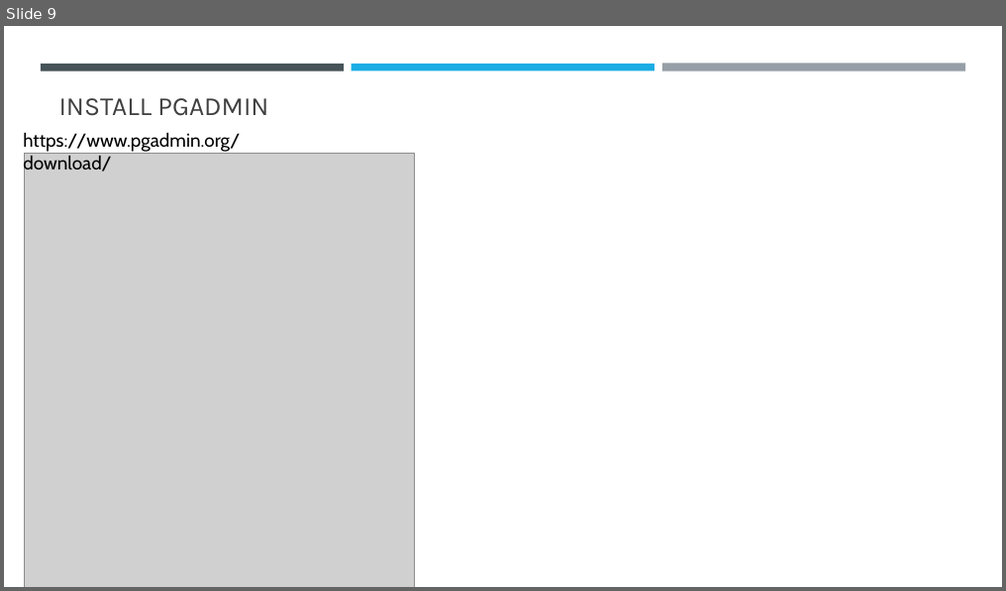
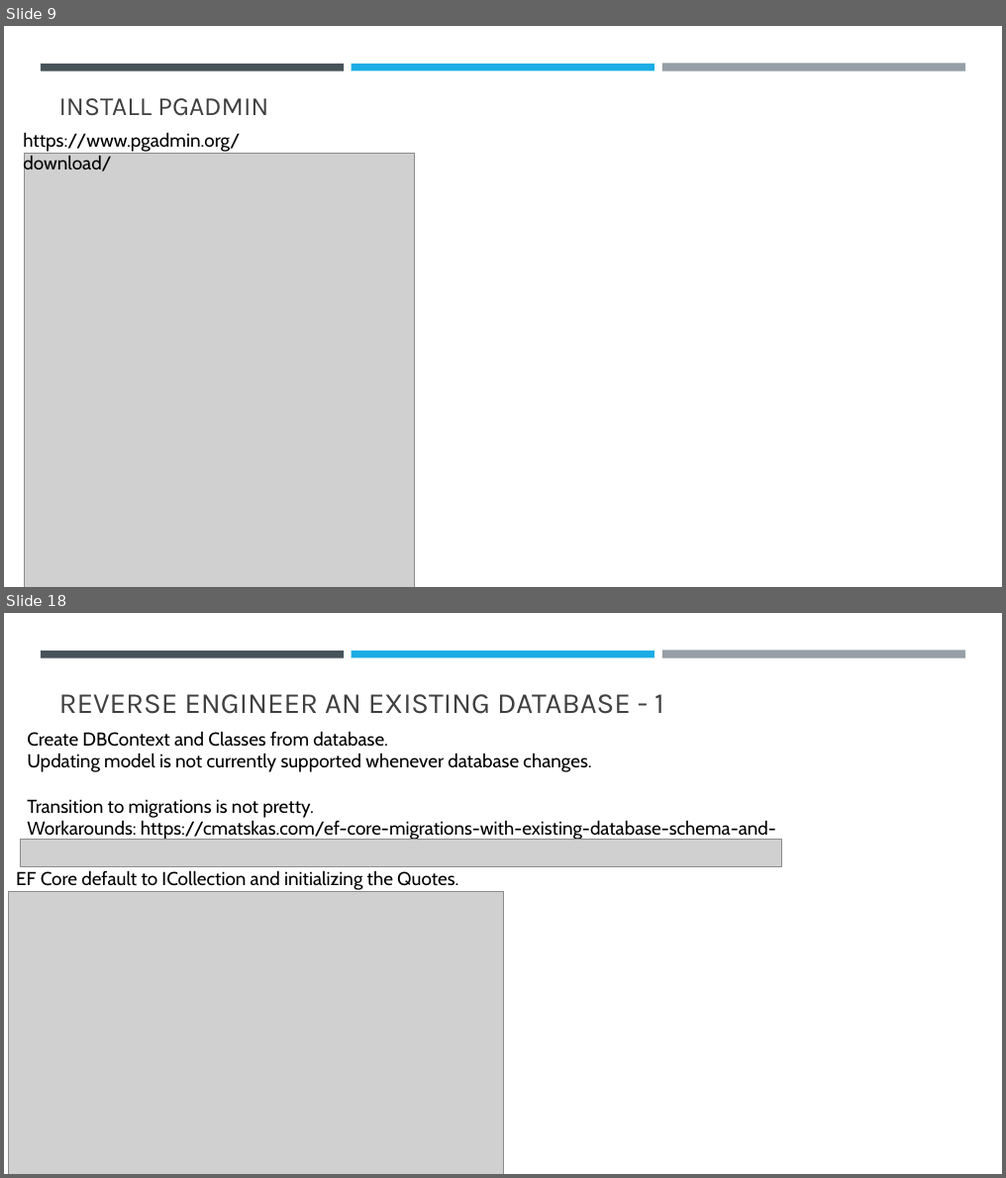
Before and after one commit to sansindia85/AzurePostgreSQL, a slide deck: Presentation/AzurePostgreSQl.pptx. Shown one above the other, each under a label of ours: slide 9 before the commit, slides 9 and 18 after it; the slides between them are not shown. The pictures are 1006x591 and 1006x1178 pixels, drawn with LibreOffice and Linux fonts; fonts in the diff are those of the drawing; grey boxes stand for pictures. Boxes give left, top, right and bottom in pixels: in the first picture for what was removed or moved away, otherwise in the second. Text is boxed around its words. In the diff, an @@ line names an element or a change of style, - is before the commit and + after.

Commit message:
Controlling Database Creation and Schema.

```diff
--- a/Presentation/AzurePostgreSQl.pptx
+++ b/Presentation/AzurePostgreSQl.pptx
@@ slide 18 added at (4, 613, 1002, 1174), background #FFFFFF; not listed: 3 template elements that a slide beside it also shows @@
@@ title added at (59, 694, 664, 714), 28 pt, text #404040 @@
+REVERSE ENGINEER AN EXISTING DATABASE - 1
@@ text added at (27, 731, 776, 841), 18 pt, text #000000 @@
+Create DBContext and Classes from database.
+Updating model is not currently supported whenever database changes.
+Transition to migrations is not pretty.
+Workarounds: https://cmatskas.com/ef-core-migrations-with-existing-database-schema-and-data/
@@ picture added at (20, 840, 782, 866) @@
@@ text added at (16, 870, 458, 890), 18 pt, text #000000 @@
+EF Core default to ICollection and initializing the Quotes.
@@ picture added at (9, 891, 503, 1174) @@
```
Also in this commit, not shown: 9 other slides added, 20 other files.
